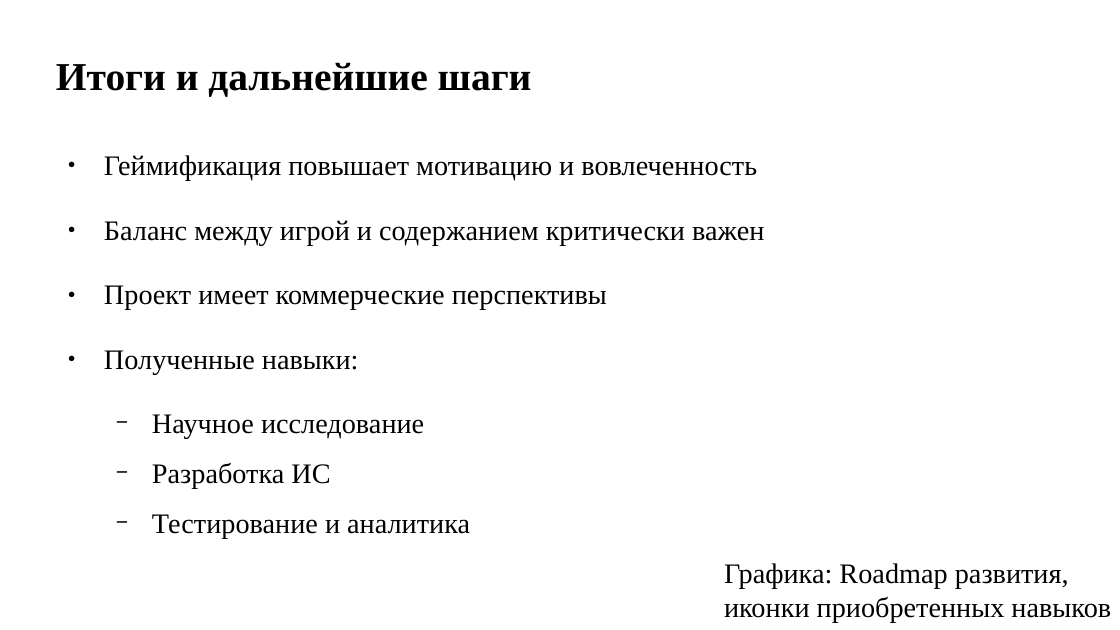
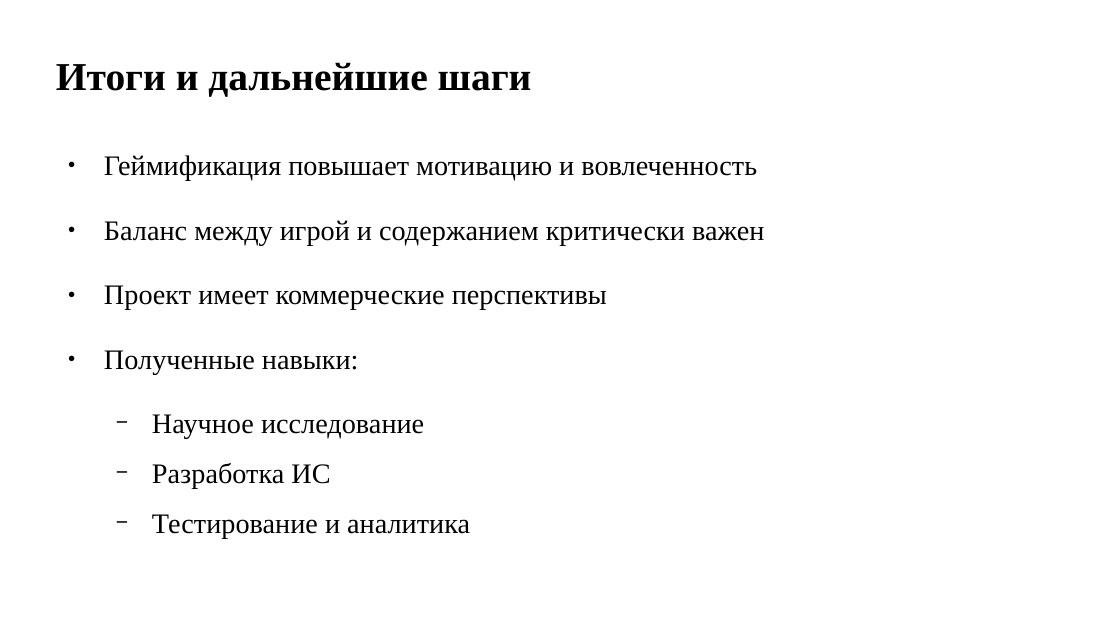
Before and after one commit to pagamov/pagamov_bot, a slide deck: slide 11 of docs/Гамов_Презентация Отчет НИР_26.pptx. Drawn at 1120x630 pixels with LibreOffice and Linux fonts; fonts in the diff are those of the drawing. Boxes give left, top, right and bottom in pixels: in the first picture for what was removed or moved away, otherwise in the second. Text is boxed around its words. In the diff, an @@ line names an element or a change of style, - is before the commit and + after.

```diff
--- a/docs/Гамов_Презентация Отчет НИР_26.pptx
+++ b/docs/Гамов_Презентация Отчет НИР_26.pptx
@@ text removed at (724, 563, 1111, 622) @@
-Графика: Roadmap развития, иконки приобретенных навыков
```
Also in this commit, not shown: 20 other slides changed, 2 other files.
